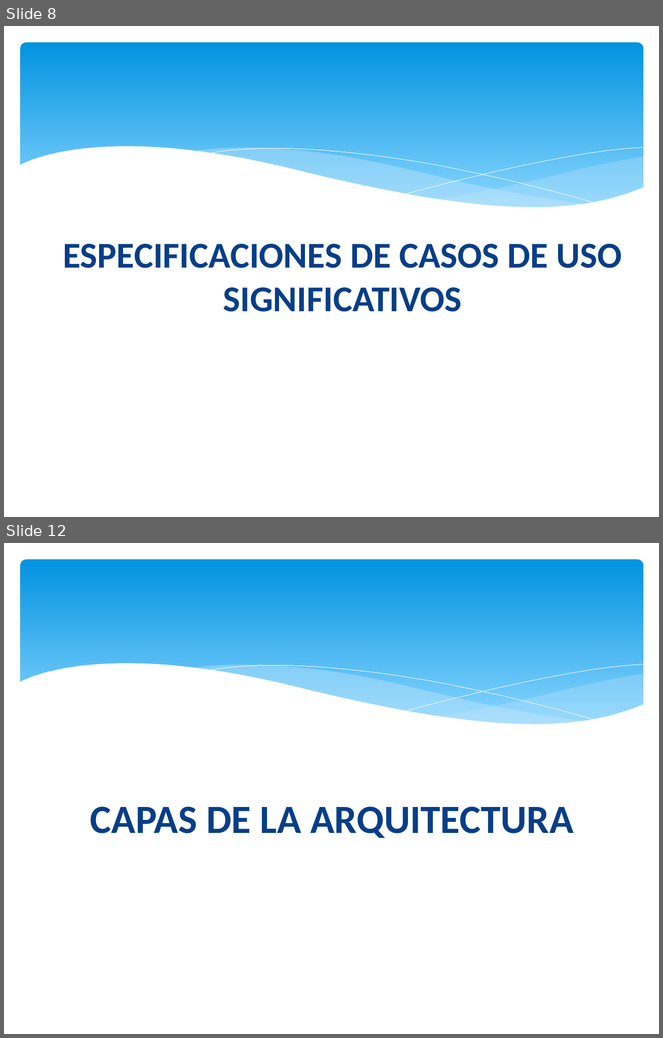
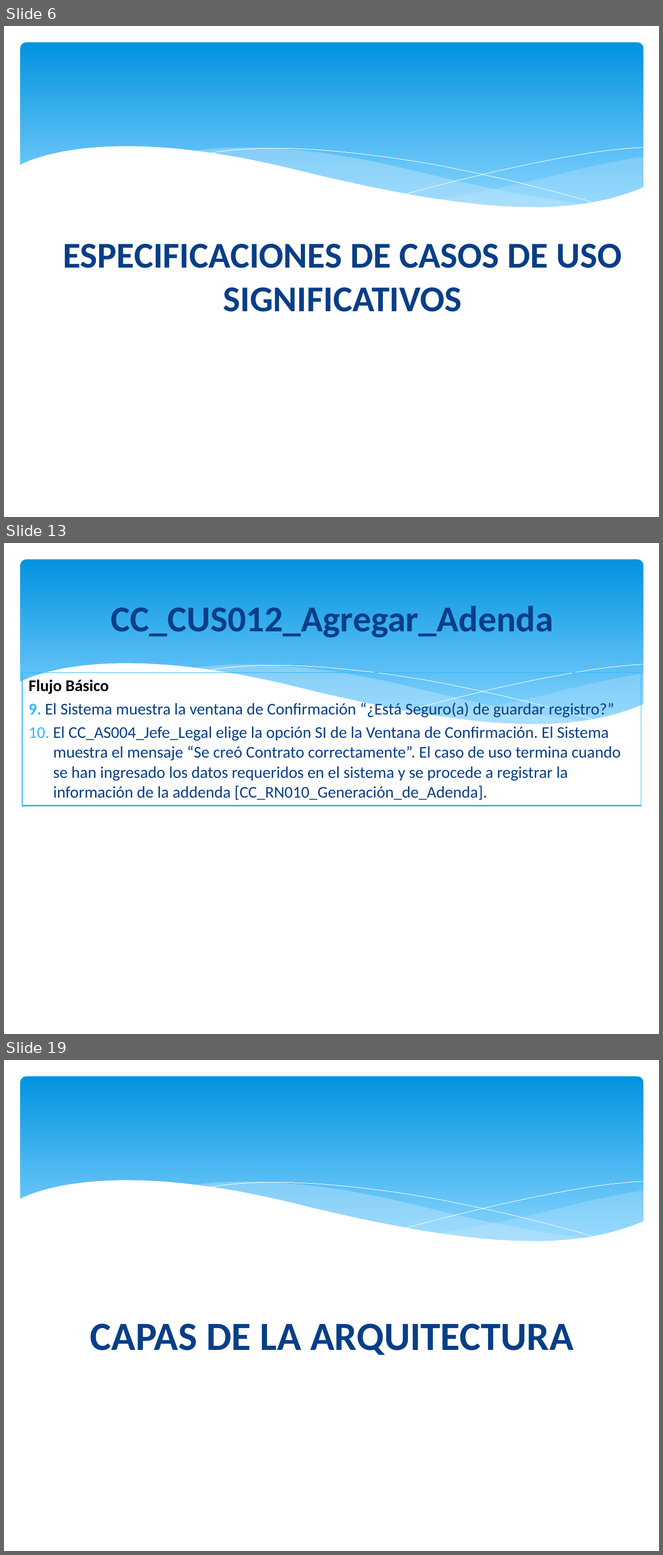
Before and after one commit to orlysemperfi/tp3-contratos-clientes, a slide deck: ITERACION 5/SUB ITERACION 2/PRESENTACION02/PPT TP3 PRES03.pptx. Shown one above the other, each under a label of ours: slides 8 and 12 before the commit, slides 6, 13 and 19 after it; the slides between them are not shown. The pictures are 663x1038 and 663x1555 pixels, drawn with LibreOffice and Linux fonts; fonts in the diff are those of the drawing. Boxes give left, top, right and bottom in pixels: in the first picture for what was removed or moved away, otherwise in the second. Text is boxed around its words. In the diff, an @@ line names an element or a change of style, - is before the commit and + after.

```diff
--- a/ITERACION 5/SUB ITERACION 2/PRESENTACION02/PPT TP3 PRES03.pptx
+++ b/ITERACION 5/SUB ITERACION 2/PRESENTACION02/PPT TP3 PRES03.pptx
@@ slide 13 added at [4, 543, 659, 1034], background #FFFFFF; not listed: 6 template elements that a slide beside it also shows @@
@@ title added at [111, 606, 554, 638], 40 pt, text #073E87, bold @@
+CC_CUS012_Agregar_Adenda
@@ table added at [22, 672, 642, 845], 1 rows, 1 columns @@
+Flujo Básico / 9. El Sistema muestra la ventana de Confirmación “¿Está Seguro(a) de guardar registro?” / 10. El CC_AS004_Jefe_Legal elige la opción SI de la Ventana de Confirmación. El Sistema muestra el mensaje “Se creó Contrato correctamente”. El caso de uso termina cuando se han ingresado los datos requeridos en el sistema y se procede a registrar la información de la addenda [CC_RN010_Generación_de_Adenda].
@@ what was slide 8 is now slide 6 @@
@@ what was slide 12 is now slide 19 @@
```
Also in this commit, not shown: 6 slides changed, 8 other slides added, 2 slides removed.
